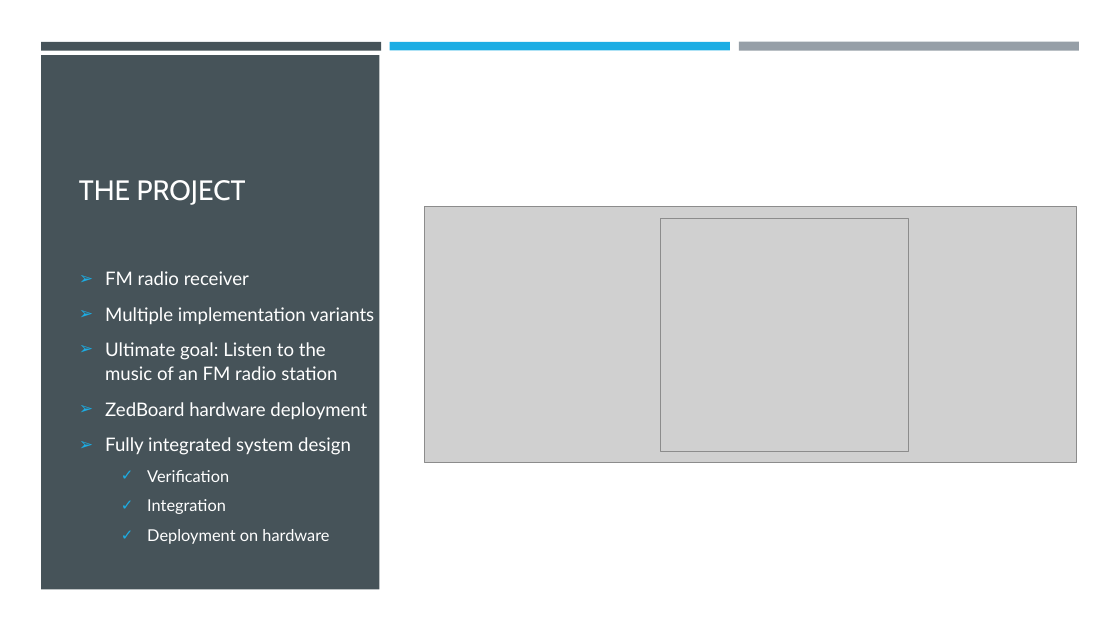
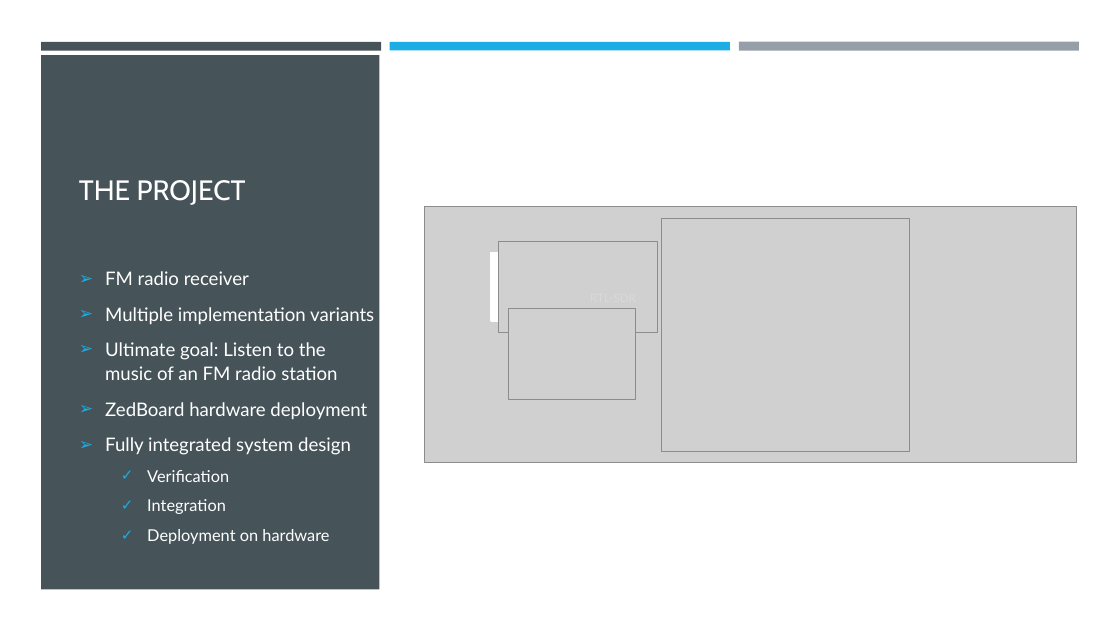
Before and after one commit to wurmmi/fm-radio, a slide deck: slide 3 of doc/presentation/presentation.pptx. Drawn at 1120x630 pixels with LibreOffice and Linux fonts; fonts in the diff are those of the drawing; grey boxes stand for pictures. Boxes give left, top, right and bottom in pixels: in the first picture for what was removed or moved away, otherwise in the second. Text is boxed around its words. In the diff, an @@ line names an element or a change of style, - is before the commit and + after.

Commit message:
final version

```diff
--- a/doc/presentation/presentation.pptx
+++ b/doc/presentation/presentation.pptx
@@ rectangle added at bbox=[491, 254, 635, 321], fill #FFFFFF, outline #FFFFFF 1.75 pt @@
@@ picture added at bbox=[499, 241, 658, 333] @@
@@ picture added at bbox=[508, 308, 635, 400] @@
```
Also in this commit, not shown: 7 other slides changed.
